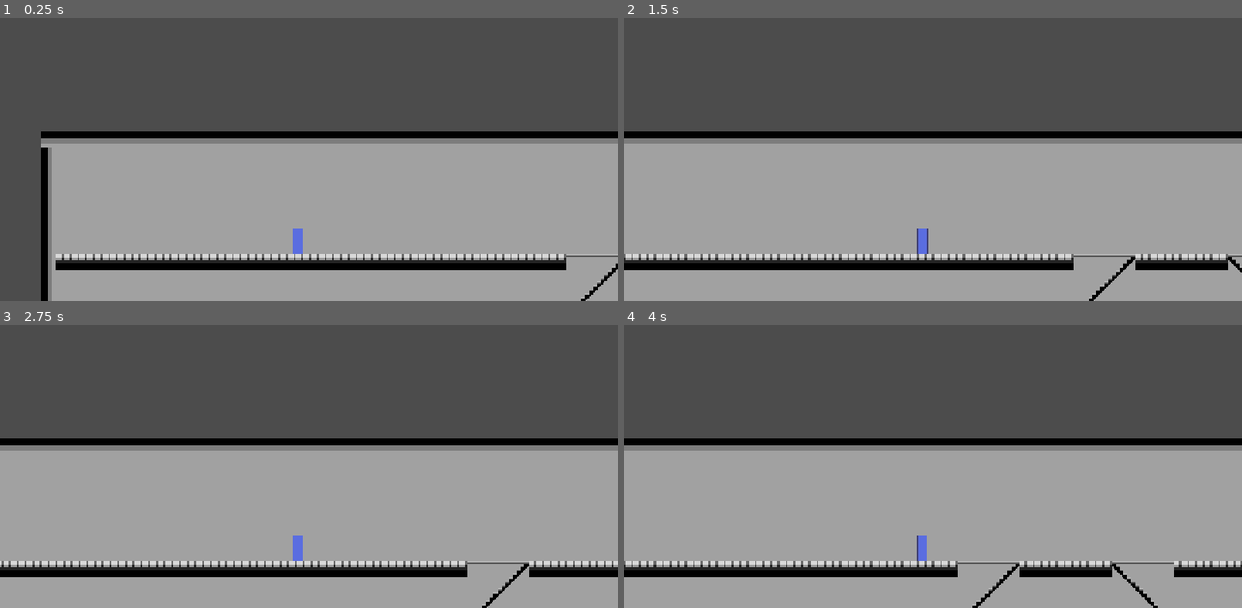
Above: before the commit, frames 1-4 (two rows, left to right).
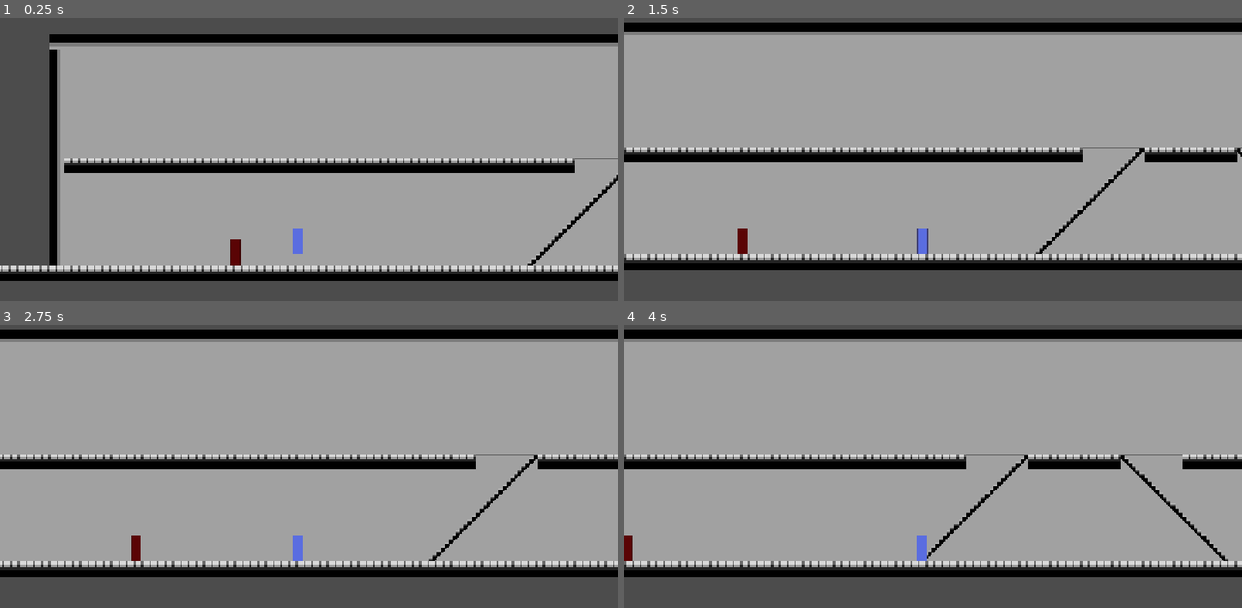
Above: after the commit, the same moments.

Repository: rohanwinsor/2dshooter-prototype
Game: Godot game, scene res://scripts/test_scene.tscn
Two runs of this game, one before a commit and one after it. Both use one fixed random seed, a clock stepped at 60 frames per second and the inputs below.
Inputs (mouse positions are in pixels of both pictures, inside the frame that each line leads up to):
- Up to frame 1 (0.25 s): no input
- Up to frame 2 (1.5 s): move the mouse to (1068, 111) at 0.52 s; hold Right mouse button (aim) 0.53-1.28 s; hold D (right) from 0.53 s (still down); tap Space (jump) at 0.77 s; move the mouse to (809, 145) at 1.27 s; tap Shift (shift) at 1.35 s
- Up to frame 3 (2.75 s): tap Space (jump) at 1.52 s; move the mouse to (370, 358) at 2.02 s; release D (right) at 2.03 s; hold A (left) from 2.03 s (still down); click (370, 358) at 2.1 s
- Up to frame 4 (4 s): move the mouse to (902, 503) at 2.77 s; release A (left) at 2.78 s; hold D (right) from 2.78 s (still down); tap 1 (weapon_1) at 2.85 s; tap Space (jump) at 3.02, 3.77 s; move the mouse to (1118, 486) at 3.52 s; tap 2 (weapon_2) at 3.6 s

The runs differ from the first frame. In frame 1, 56% of the frame differs, in the area x 0-100%, y 5-100%; in frame 2, 59%; in frame 3, 59%; in frame 4, 60%, in the area x 0-100%, y 1-100%.

Commit message:
enemies start

Diff:
--- /dev/null
+++ b/entities/enemy.tscn
@@ -0,0 +1,21 @@
+[gd_scene load_steps=4 format=3 uid="uid://blbxecdtwf6kf"]
+
+[ext_resource type="Texture2D" uid="uid://bcnoqr02vgjst" path="res://assets/player.png" id="1_p7g5j"]
+[ext_resource type="Script" uid="uid://bd6gpigvm1xfg" path="res://scripts/enemy.gd" id="1_pqhw6"]
+
+[sub_resource type="RectangleShape2D" id="RectangleShape2D_pqhw6"]
+size = Vector2(9, 28)
+
+[node name="Enemy" type="CharacterBody2D"]
+collision_layer = 2
+collision_mask = 5
+script = ExtResource("1_pqhw6")
+spriteColor = Color(0.99969465, 0.043425985, 0.02404285, 1)
+
+[node name="Sprite2D" type="Sprite2D" parent="."]
+scale = Vector2(0.5, 0.5)
+texture = ExtResource("1_p7g5j")
+
+[node name="CollisionShape2D" type="CollisionShape2D" parent="."]
+position = Vector2(-0.5, 2)
+shape = SubResource("RectangleShape2D_pqhw6")
--- a/entities/player.tscn
+++ b/entities/player.tscn
@@ -386,6 +386,7 @@
 
 [node name="Player" type="CharacterBody2D"]
 z_index = 1
+collision_layer = 8
 collision_mask = 5
 script = ExtResource("1_b0kkn")
 
--- /dev/null
+++ b/scripts/enemy.gd
@@ -0,0 +1,17 @@
+extends CharacterBody2D
+
+
+const SPEED = 300.0
+const JUMP_VELOCITY = -400.0
+@onready var sprite_2d: Sprite2D = $Sprite2D
+const GRAVITY = 1000.0  # pixels/sec²
+@export var spriteColor: Color = Color()
+
+func _ready():
+	sprite_2d.modulate = spriteColor
+
+func _physics_process(delta: float) -> void:
+	# Add the gravity.
+	if not is_on_floor():
+		velocity.y += GRAVITY * delta
+	move_and_slide()
--- a/scripts/player.gd
+++ b/scripts/player.gd
@@ -24,6 +24,7 @@
 var current_weapon: WeaponType = WeaponType.SHOTGUN
 var rifle_ammo: int = 1
 var is_reloading: bool = false
+var can_use_stair: bool = false
 
 @onready var shotgun: AnimatedSprite2D = $WeaponRoot/ShootGun
 @onready var rifle: AnimatedSprite2D = $WeaponRoot/Rifle
@@ -144,7 +145,7 @@
 	if can_shoot and not is_reloading and current_gun.animation != "idle":
 		current_gun.play("idle")
 
-	if Input.is_action_pressed("up") or Input.is_action_pressed("down"):
+	if Input.is_action_pressed("up") or Input.is_action_pressed("down") and can_use_stair:
 		enable_stair_collision()
 		disable_landing_collision()
 
@@ -267,8 +268,13 @@
 
 # Called by StairZone when player enters
 func enter_stair_zone(zone: Area2D) -> void:
-	print("Entered stair zone")
+	can_use_stair = true
 	if not (Input.is_action_pressed("up") or Input.is_action_pressed("down")):
 		# if the player is not pressing the up or down button we can disable the stairs
 		enable_landing_collision()
 		disable_stair_collision()
+
+
+# Called by StairZone when player enters
+func exit_stair_zone(zone: Area2D) -> void:
+	can_use_stair = false
--- a/scripts/test_scene.tscn
+++ b/scripts/test_scene.tscn
@@ -1,9 +1,10 @@
-[gd_scene load_steps=7 format=3 uid="uid://wuemgsowyota"]
+[gd_scene load_steps=8 format=3 uid="uid://wuemgsowyota"]
 
 [ext_resource type="PackedScene" uid="uid://bnu1fuas217f2" path="res://entities/player.tscn" id="1_1nsno"]
 [ext_resource type="Texture2D" uid="uid://quxmhg64rune" path="res://assets/tileset/MyTileSet.png" id="3_bcmv0"]
 [ext_resource type="PackedScene" uid="uid://b2kjef8nwd2k0" path="res://decorations/light_1.tscn" id="3_j83x7"]
 [ext_resource type="PackedScene" uid="uid://dijant1a81fp6" path="res://entities/stair_zone.tscn" id="4_bcmv0"]
+[ext_resource type="PackedScene" uid="uid://blbxecdtwf6kf" path="res://entities/enemy.tscn" id="5_7kyx1"]
 
 [sub_resource type="TileSetAtlasSource" id="TileSetAtlasSource_7kyx1"]
 texture = ExtResource("3_bcmv0")
@@ -44,7 +45,7 @@
 [node name="TestScene" type="Node2D"]
 
 [node name="Player" parent="." instance=ExtResource("1_1nsno")]
-position = Vector2(155, -228)
+position = Vector2(146, -140)
 
 [node name="Camera2D" type="Camera2D" parent="Player"]
 position = Vector2(11, -148)
@@ -87,3 +88,6 @@
 [node name="StairZone3" parent="." instance=ExtResource("4_bcmv0")]
 position = Vector2(577.00006, -241.00002)
 scale = Vector2(0.46975404, 0.5370434)
+
+[node name="Enemy" parent="." instance=ExtResource("5_7kyx1")]
+position = Vector2(81, -141)
Not shown, added: scripts/enemy.gd.uid
